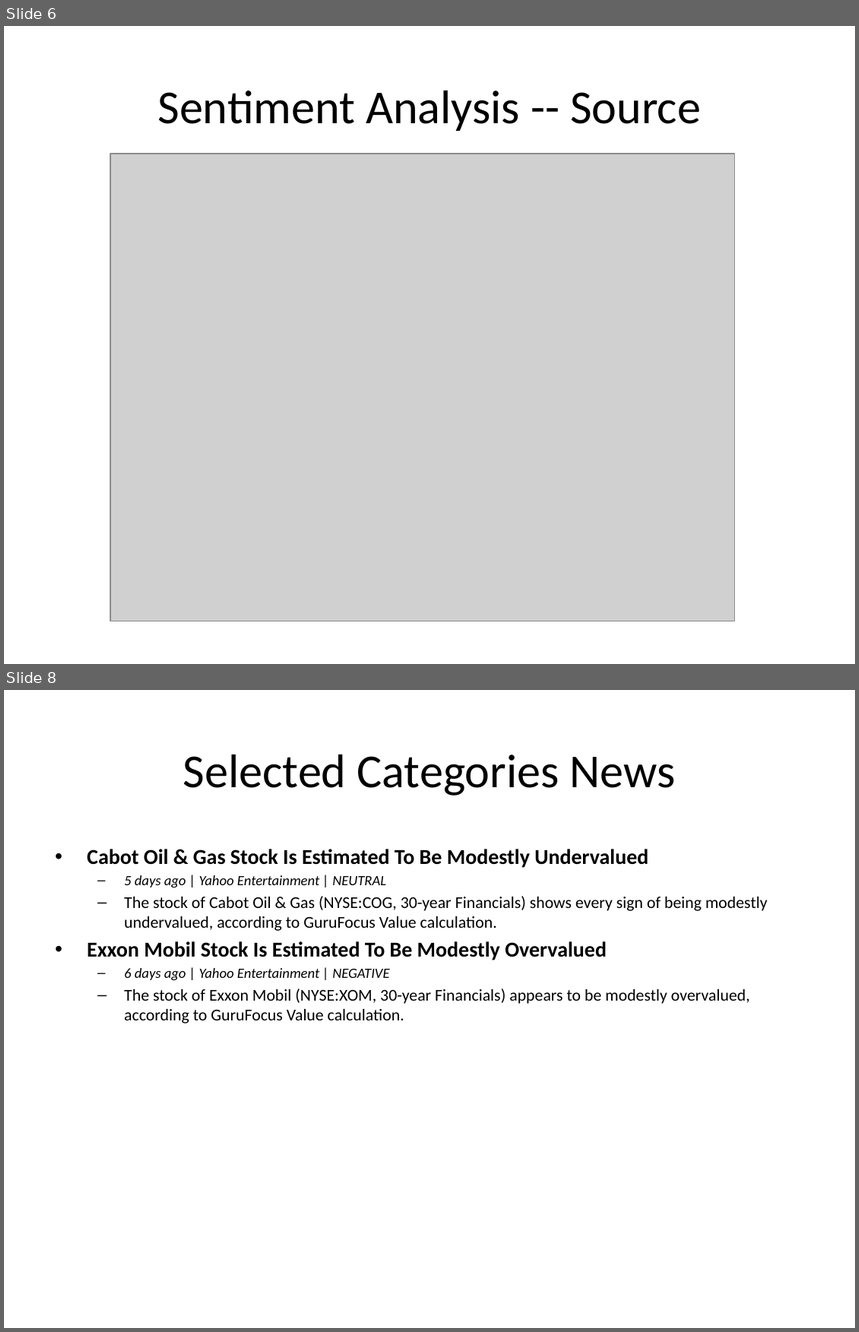
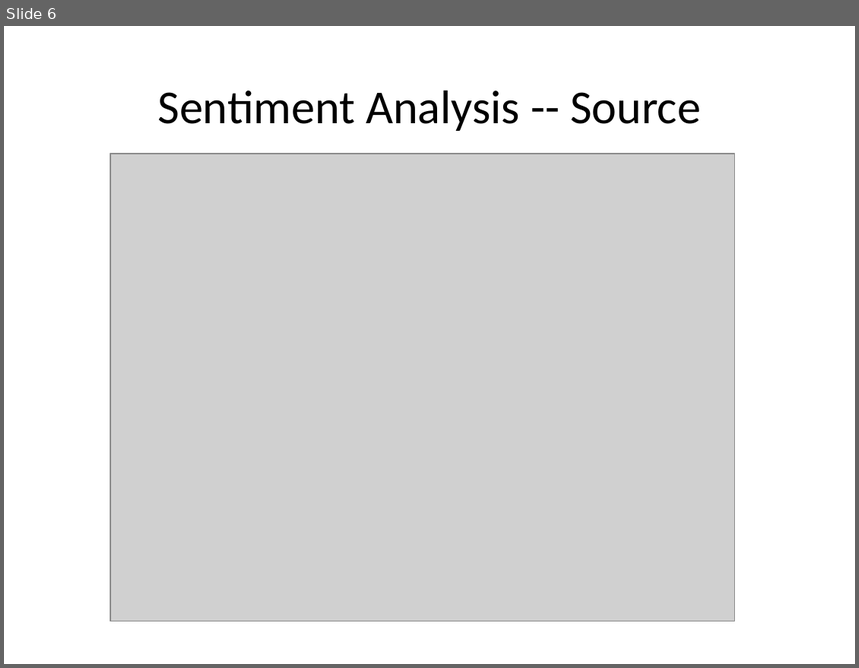
Before and after one commit to yuchiahung/Fintech-2021-T2, a slide deck: news_summary_t2.pptx. Shown one above the other, each under a label of ours: slides 6 and 8 before the commit, slide 6 after it; the slides between them are not shown. The pictures are 859x1332 and 859x668 pixels, drawn with LibreOffice and Linux fonts; fonts in the diff are those of the drawing; grey boxes stand for pictures. Boxes give left, top, right and bottom in pixels: in the first picture for what was removed or moved away, otherwise in the second. Text is boxed around its words. In the diff, an @@ line names an element or a change of style, - is before the commit and + after.

```diff
--- a/news_summary_t2.pptx
+++ b/news_summary_t2.pptx
@@ slide 8 removed at (4,690,855,1328), background #FFFFFF @@
@@ title removed at (183,754,676,796) @@
-Selected Categories News
@@ text removed at (87,849,768,1024) @@
-• Cabot Oil & Gas Stock Is Estimated To Be Modestly Undervalued
-  – 5 days ago | Yahoo Entertainment | NEUTRAL
-  – The stock of Cabot Oil & Gas (NYSE:COG, 30-year Financials) shows every sign of being modestly undervalued, according to GuruFocus Value calculation.
-• Exxon Mobil Stock Is Estimated To Be Modestly Overvalued
-  – 6 days ago | Yahoo Entertainment | NEGATIVE
-  – The stock of Exxon Mobil (NYSE:XOM, 30-year Financials) appears to be modestly overvalued, according to GuruFocus Value calculation.
```
Also in this commit, not shown: 2 slides changed, 5 slides added, 3 other slides removed, 10 other files.
